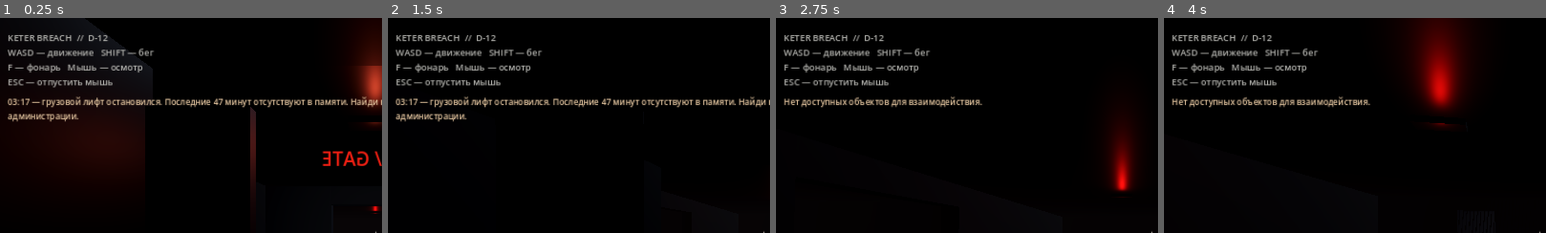
Above: before the commit, frames 1-4 (left to right).
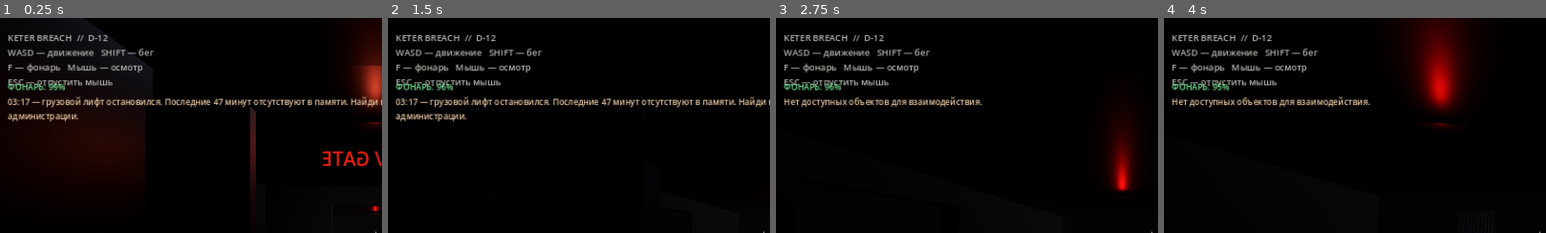
Above: after the commit, the same moments.

Repository: Keter-Breach/keter-breach.ru
Game: Godot game, scene res://scenes/main.tscn
Same seed, same stepped clock (60 frames per second), same inputs: the game is played once before the commit and once after it.
Inputs (mouse positions are % of the whole screen's width and height, from its top left):
- Up to frame 1 (0.25 s): no input
- Up to frame 2 (1.5 s): tap Enter at 0.5 s; move the mouse to (55, 50) at 0.52 s; hold Shift (sprint) 0.53-1.28 s; hold W (move_forward) from 0.53 s (still down); move the mouse to (45, 50) at 1.27 s; tap F (toggle_flashlight) at 1.35 s
- Up to frame 3 (2.75 s): keep holding W (move_forward); move the mouse to (52, 48) at 2.02 s; tap E at 2.1 s
- Up to frame 4 (4 s): keep holding W (move_forward); move the mouse to (49, 52) at 2.77 s; tap Shift (sprint) at 2.85 s; move the mouse to (57, 51) at 3.52 s; tap F (toggle_flashlight) at 3.6 s
The pictures show only the part of the screen within x 1-51%, y 0-50%; the shares and areas given below are measured in that part.

The runs differ from the first frame. In frame 1, 0.4% of the frame differs, in the area x 2-17%, y 30-34%; in frame 2, 0.4%; in frame 3, 0.4%; in frame 4, 0.4%.

Commit message:
Add flashlight battery HUD and collectible recharge pack

Diff:
--- a/godot-prototype/scripts/main.gd
+++ b/godot-prototype/scripts/main.gd
@@ -9,6 +9,7 @@
 var interaction_hint: Label
 var status_label: Label
 var objective_label: Label
+var battery_label: Label
 var has_l1: bool = false
 var has_l2: bool = false
 var archive_read: bool = false
@@ -73,6 +74,8 @@
 	var target := _get_interaction_target()
 	if interaction_hint:
 		interaction_hint.text = "[E]  " + str(target.get_meta("interaction_title", "Взаимодействовать")) if target != null else ""
+	if battery_label:
+		battery_label.text = "ФОНАРЬ: %d%%" % roundi(float(player_ref.get("flashlight_charge")))
 
 func _unhandled_input(event: InputEvent) -> void:
 	if event is InputEventKey and event.pressed and not event.echo and event.keycode == KEY_E:
@@ -148,6 +151,11 @@
 			comms_restored = true
 			target.queue_free()
 			_show_status("КАНАЛ 7 / ВХОДЯЩЕЕ: «Если слышишь это, не верь двери с табличкой ВЫХОД. Я уже проходил её. Дважды». — Гирс")
+		"battery_pack":
+			var charge := float(player_ref.get("flashlight_charge"))
+			player_ref.set("flashlight_charge", minf(100.0, charge + 40.0))
+			target.queue_free()
+			_show_status("НАЙДЕНА ЗАПАСНАЯ БАТАРЕЯ. Заряд фонаря восстановлен на 40%.")
 		_:
 			_show_status("Объект пока не реагирует.")
 
@@ -285,6 +293,12 @@
 	info.add_theme_font_size_override("font_size", 15)
 	info.add_theme_color_override("font_color", Color(0.78, 0.78, 0.76, 0.9))
 	layer.add_child(info)
+	battery_label = Label.new()
+	battery_label.name = "FlashlightBattery"
+	battery_label.position = Vector2(24, 105)
+	battery_label.add_theme_font_size_override("font_size", 14)
+	battery_label.add_theme_color_override("font_color", Color(0.45, 0.9, 0.58))
+	layer.add_child(battery_label)
 	objective_label = Label.new()
 	objective_label.name = "Objective"
 	objective_label.anchor_left = 0.5
